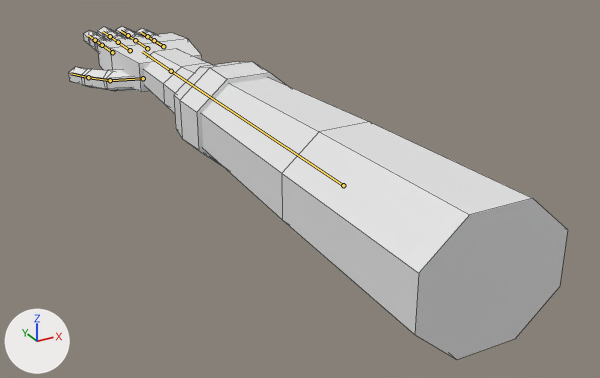
What one commit did to the FBX model Assets/_Game/Models/Hands/HandRight.fbx.
The view is the same before and after, from a camera (50 mm lens) standing at (-0.254, -0.705, 0.207) and looking at (0.047, -0.159, -0.066). Arrows for +X, +Y and +Z are at lower left; the lights stay in place. The older version comes first. The bones that bend it are drawn over the model as lines. Mesh edges are drawn as thin lines.

Objects in the first picture: 'Arm'.
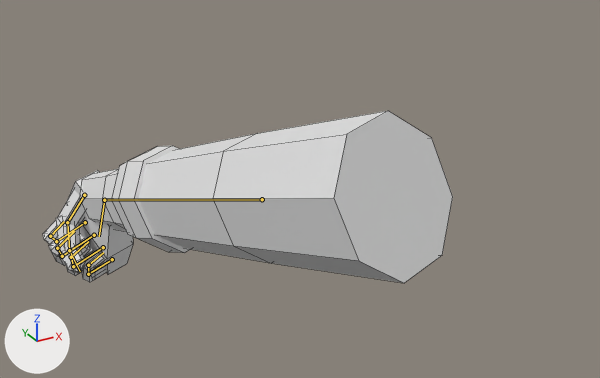
The newer file adds an action. The first version stands in its rest pose; the second is drawn at frame 25 of the action 'Rig|Pour'.

What the commit changed:
Bone 'Forearm' (bone_forearm) moves from (0.0, 0.0, 0.0) to (-0.02, 0.075, -0.035).
Bone 'Forearm' (bone_forearm) turns from (0, 0, 0) to (-60, 67, -50) degrees about its own x, y and z.
Bone 'Hand' (bone_hand) turns from (0, 0, 0) to (0, 0, -34) degrees about its own x, y and z.
Bone 'Index1' (bone_index1) turns from (0, 0, 0) to (-72, 0, 2) degrees about its own x, y and z.
Bone 'Index2' (bone_index2) turns from (0, 0, 0) to (-88, 0, 0) degrees about its own x, y and z.
Bone 'Index3' (bone_index3) turns from (0, 0, 0) to (-58, 0, 0) degrees about its own x, y and z.
Bone 'Middle1' (bone_middle1) turns from (0, 0, 0) to (-76, 0, 0) degrees about its own x, y and z.
Bone 'Middle2' (bone_middle2) turns from (0, 0, 0) to (-90, 0, 0) degrees about its own x, y and z.
Bone 'Middle3' (bone_middle3) turns from (0, 0, 0) to (-60, 0, 0) degrees about its own x, y and z.
Bone 'Ring1' (bone_ring1) turns from (0, 0, 0) to (-80, 0, -2) degrees about its own x, y and z.
Bone 'Ring2' (bone_ring2) turns from (0, 0, 0) to (-92, 0, 0) degrees about its own x, y and z.
Bone 'Ring3' (bone_ring3) turns from (0, 0, 0) to (-62, 0, 0) degrees about its own x, y and z.
Bone 'Pinky1' (bone_pinky1) turns from (0, 0, 0) to (-84, 0, -4) degrees about its own x, y and z.
Bone 'Pinky2' (bone_pinky2) turns from (0, 0, 0) to (-95, 0, 0) degrees about its own x, y and z.
Bone 'Pinky3' (bone_pinky3) turns from (0, 0, 0) to (-64, 0, 0) degrees about its own x, y and z.
Bone 'Thumb1' (bone_thumb1) turns from (0, 0, 0) to (-28, -10, -41) degrees about its own x, y and z.
Bone 'Thumb2' (bone_thumb2) turns from (0, 0, 0) to (-22, -7, -34) degrees about its own x, y and z.
Bone 'Thumb3' (bone_thumb3) turns from (0, 0, 0) to (-16, -4, -25) degrees about its own x, y and z.

Where the change shows, as pixel boxes [x1, y1, x2, y2] in the pictures (600 x 378 px):
'Arm', posed (18% narrower, 48% shorter): before [68, 27, 568, 359]; after [43, 111, 453, 283]
bone 'Forearm', root to tip: before (343, 185) to (171, 71); after (262, 199) to (104, 200)
bone 'Hand', root to tip: before (171, 71) to (142, 51); after (104, 200) to (99, 236)
bone 'Index1', root to tip: before (112, 52) to (102, 45); after (85, 222) to (56, 241)
bone 'Index2', root to tip: before (102, 45) to (95, 40); after (56, 241) to (50, 236)
bone 'Index3', root to tip: before (95, 40) to (88, 35); after (50, 236) to (64, 221)
bone 'Middle1', root to tip: before (130, 50) to (118, 42); after (94, 235) to (62, 256)
bone 'Middle2', root to tip: before (118, 42) to (110, 36); after (62, 256) to (57, 248)
bone 'Middle3', root to tip: before (110, 36) to (102, 31); after (57, 248) to (74, 231)
bone 'Ring1', root to tip: before (147, 48) to (135, 40); after (103, 247) to (73, 266)
bone 'Ring2', root to tip: before (135, 40) to (128, 35); after (73, 266) to (71, 257)
bone 'Ring3', root to tip: before (128, 35) to (120, 31); after (71, 257) to (88, 241)
bone 'Pinky1', root to tip: before (163, 46) to (154, 40); after (112, 259) to (88, 274)
bone 'Pinky2', root to tip: before (154, 40) to (147, 36); after (88, 274) to (88, 265)
bone 'Pinky3', root to tip: before (147, 36) to (141, 32); after (88, 265) to (103, 252)
bone 'Thumb1', root to tip: before (143, 78) to (110, 80); after (84, 195) to (67, 222)
bone 'Thumb2', root to tip: before (110, 80) to (88, 77); after (67, 222) to (69, 250)
bone 'Thumb3', root to tip: before (88, 77) to (71, 73); after (69, 250) to (80, 271)
